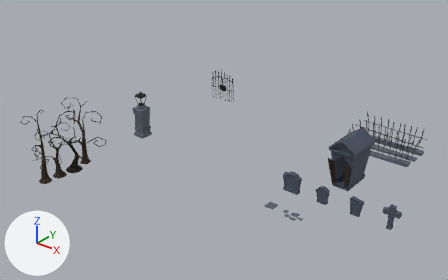
Two versions of the glTF model static/jakelundberg-dev-assets.glb, one commit apart.
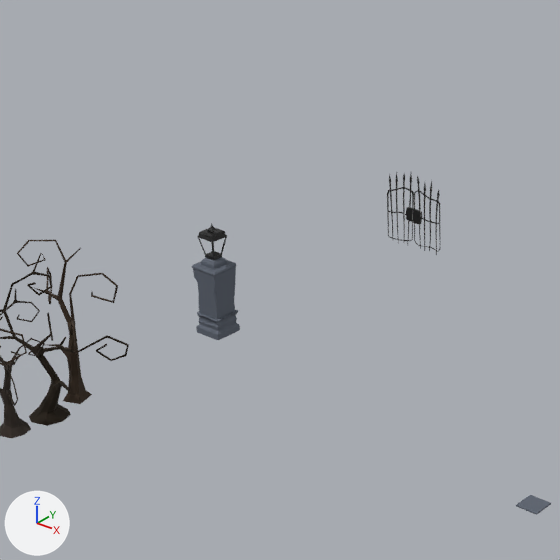
Each version is shown whole from a 50 mm lens placed at (21.2, -26.4, 18.1), pointed at (0.4, -0.5, 2.1), then close up on the part from 12% to 63% of the width and 0% to 81% of the height. The axes (+X, +Y, +Z) are drawn at lower left. The lights are the same throughout. Where no turn or scale is listed for an object, it has been applied to the vertices.

In view in the first close-up: 'pillar-lantern', 'tree-1', 'tree-2', 'tree-3'.
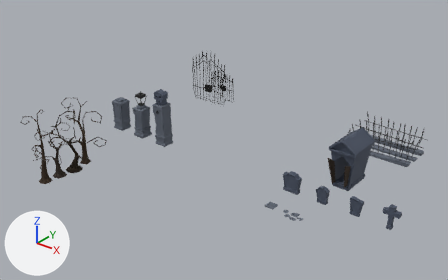
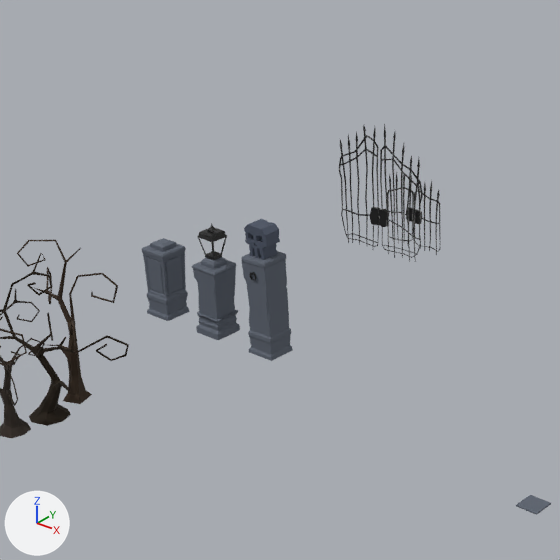
Changed parts and their boxes [x1, y1, x2, y2] in the close-ups (560 x 560 px):
'pillar-skull', added: after [241, 219, 293, 361]
    faces in mat_stone_2 (dark blue #5d6571): [241, 251, 293, 361]
    faces in mat_stone_1 (dark blue #4a5263): [244, 219, 280, 260]
'pillar-1', added: after [142, 238, 190, 321]
'gate-large-1-2', added: after [379, 123, 423, 262]
'gate-large-1-1', added: after [339, 125, 380, 247]

The change in detail:
Mesh me_plane_019 is new.
It has 638 vertices, 1260 faces and spans x -0.57..0.42, y -0.49..0.48, z -0.02..3.63.
Faces by material slot: [364, 436, 460].
It uses material mat_stone_2 (dark blue #5d6571).
It uses material mat_stone_1 (dark blue #4a5263).
It uses material mat_metal_1 (black #0c0c0c).
Mesh me_plane_003 is new.
It has 249 vertices, 494 faces and spans x -0.43..0.43, y -0.43..0.43, z -0.02..2.17.
It uses material mat_stone_2 (dark blue #5d6571).
Mesh me_gate_large_1_2 is new.
It has 395 vertices, 758 faces and spans x -1.62..0.02, y -0.05..0.06, z -2.29..1.96.
It uses material mat_metal_1 (black #0c0c0c).
Mesh me_gate_large_1_1 is new.
It has 389 vertices, 746 faces and spans x -0.02..1.61, y -0.05..0.06, z -2.36..1.75.
It uses material mat_metal_1 (black #0c0c0c).
Object 'pillar-skull' (ob_pillar_skull) is new; it shows me_plane_019.
Its location is (-5.0, 0.0, 0.01).
Object 'pillar-1' (ob_pillar_1) is new; it shows me_plane_003.
Its location is (-9.0, 0.0, 0.01).
Object 'gate-large-1-2' (ob_gate_large_1_2) is new; it shows me_gate_large_1_2.
Its location is (-5.37, 7.0, 2.36).
Object 'gate-large-1-1' (ob_gate_large_1_1) is new; it shows me_gate_large_1_1.
Its location is (-8.61, 7.0, 2.44).
